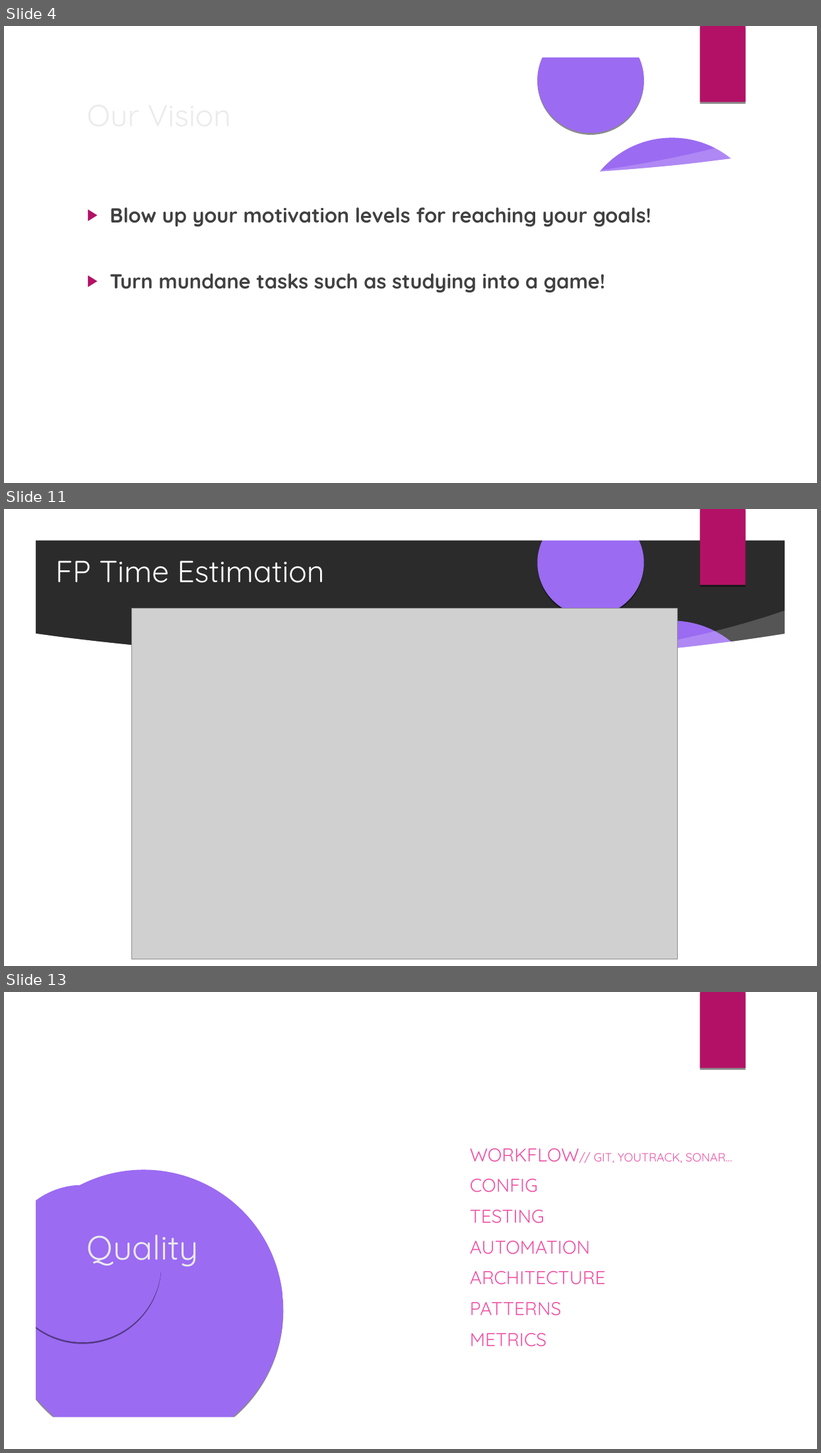
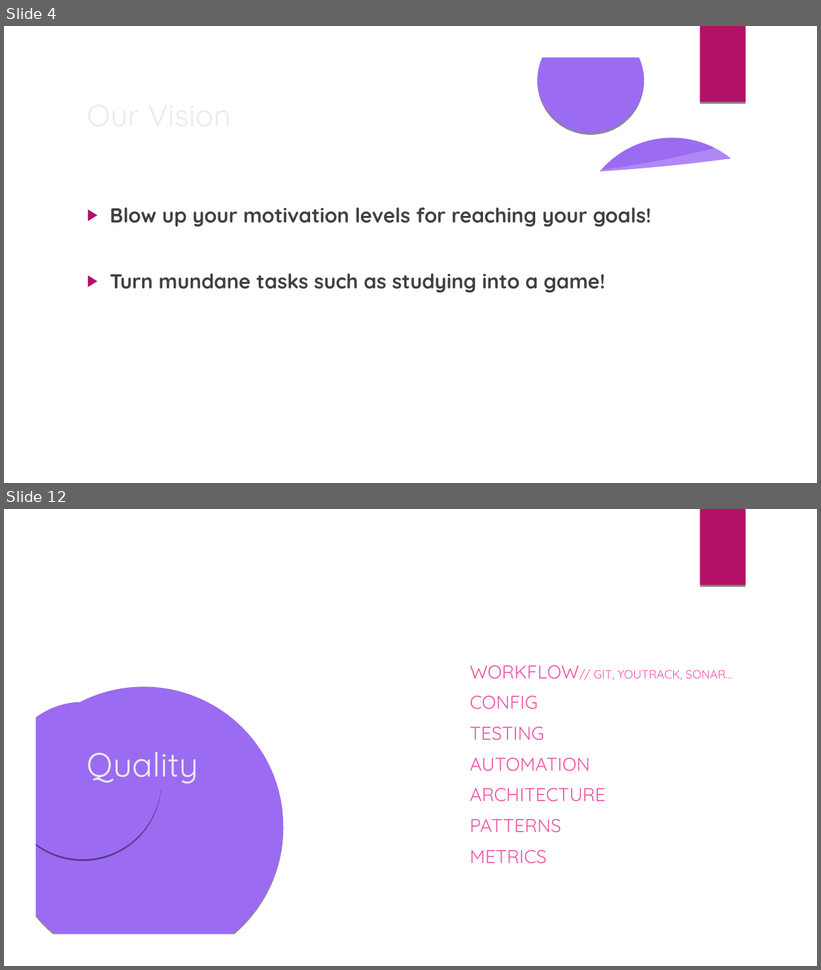
Before and after one commit to Mert-Guenduez/learnityourself, a slide deck: Documentation/Presentation/final_se.pptx. Shown one above the other, each under a label of ours: slides 4, 11 and 13 before the commit, slides 4 and 12 after it; the slides between them are not shown. The pictures are 821x1453 and 821x970 pixels, drawn with LibreOffice and Linux fonts; fonts in the diff are those of the drawing; grey boxes stand for pictures; background and template pictures are left out; a plain dark background stands for a picture behind light text. Boxes give left, top, right and bottom in pixels: in the first picture for what was removed or moved away, otherwise in the second. Text is boxed around its words. In the diff, an @@ line names an element or a change of style, - is before the commit and + after.

```diff
--- a/Documentation/Presentation/final_se.pptx
+++ b/Documentation/Presentation/final_se.pptx
@@ slide 11 removed at [4,509,817,966], background picture (left out); not listed: 9 template elements that a slide beside it also shows @@
@@ text removed at [55,560,325,583] @@
-FP Time Estimation
@@ picture removed at [131,609,678,959] @@
@@ what was slide 13 is now slide 12 @@
```
Also in this commit, not shown: 7 slides changed, 1 slide added, 1 other slide removed, 1 other file.
